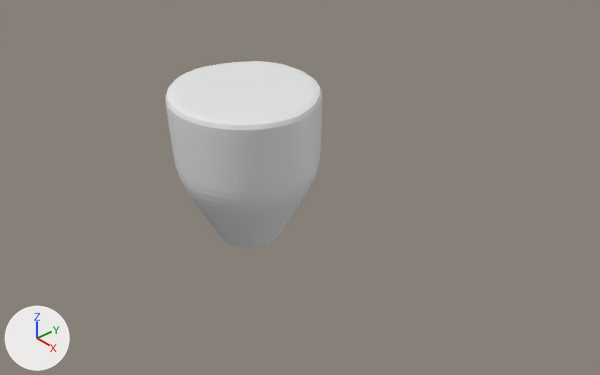
The Blender file Tutorial/untitled.blend: old version first, new version second.
The view is the same before and after, from a 50 mm lens placed at (23.2, -19.9, 16.1), pointed at (0.6, -0.2, -1.5). Arrows for +X, +Y and +Z are at lower left; the lights stay in place.
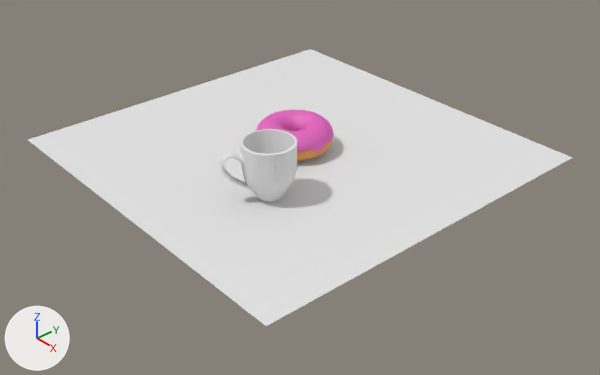
The change, as JSON lines over the scene's bpy script:
```json
{"op": "add", "block": "mat_material", "code": ["mat_material = diffuse_material('Material')", "mat_material.base_color = (0.8, 0.8, 0.8)  # white #e7e7e7"]}
{"block": "me_cylinder_002", "where": "# used by ob_cylinder; location = (-1.01, -1.67, -0.09); scale = (2.97, 2.97, 2.97)"}
{"op": "remove", "block": "me_cylinder_002", "code": "me_cylinder_002.from_pydata(...)  # 112 vertices, 98 faces; spans x -1.12..1.13, y -1.09..1.07, z -1.28..1.0"}
{"op": "add", "block": "me_cylinder_002", "code": "me_cylinder_002.from_pydata(...)  # 344 vertices, 332 faces; spans x -1.03..1.91, y -1.03..1.03, z -1.28..1.0"}
{"block": "me_cylinder_002", "change": "me_cylinder_002 part 1: 112 vertices removed from x -1.12..1.13, y -1.09..1.07, z -1.28..1.0; 344 vertices added at x -1.03..1.91, y -1.03..1.03, z -1.28..1.0"}
{"op": "add", "block": "me_cylinder_002", "code": "me_cylinder_002.materials.append(mat_material)  # white #e7e7e7"}
{"op": "remove", "block": "ob_torus_000", "code": "ob_torus_000.hide_set(True)  # its collection is switched off"}
{"op": "remove", "block": "ob_torus_003", "code": "ob_torus_003.hide_set(True)  # its collection is switched off"}
{"op": "remove", "block": "ob_plane", "code": "ob_plane.hide_set(True)  # its collection is switched off"}
{"op": "set", "path": "ob_cylinder.location", "old": "(-1.01, -1.67, -0.09)", "new": "(2.3, -3.2, 1.32)"}
{"op": "set", "path": "ob_cylinder.rotation_euler", "old": "(0.0, 0.0, 0.0)", "new": "(0.0, 0.0, -1.973)", "note": "degrees (0, 0, 0) -> degrees (0, 0, -113)"}
{"op": "set", "path": "ob_cylinder.scale", "old": "(2.97, 2.97, 2.97)", "new": "(1.01, 1.01, 1.01)"}
```

Pixel boxes (x1, y1, x2, y2) of what changed, in the pictures (600 x 375 px):
```json
{"object": "Plane", "change": "shown", "after": [28, 49, 572, 326]}
{"object": "Cylinder", "change": "reshaped, moved, turned, rescaled", "before": [165, 61, 322, 248], "after": [219, 129, 297, 202]}
{"object": "Torus.000", "change": "shown", "after": [256, 110, 334, 152]}
{"object": "Torus.003", "change": "shown", "after": [296, 129, 332, 161]}
```
